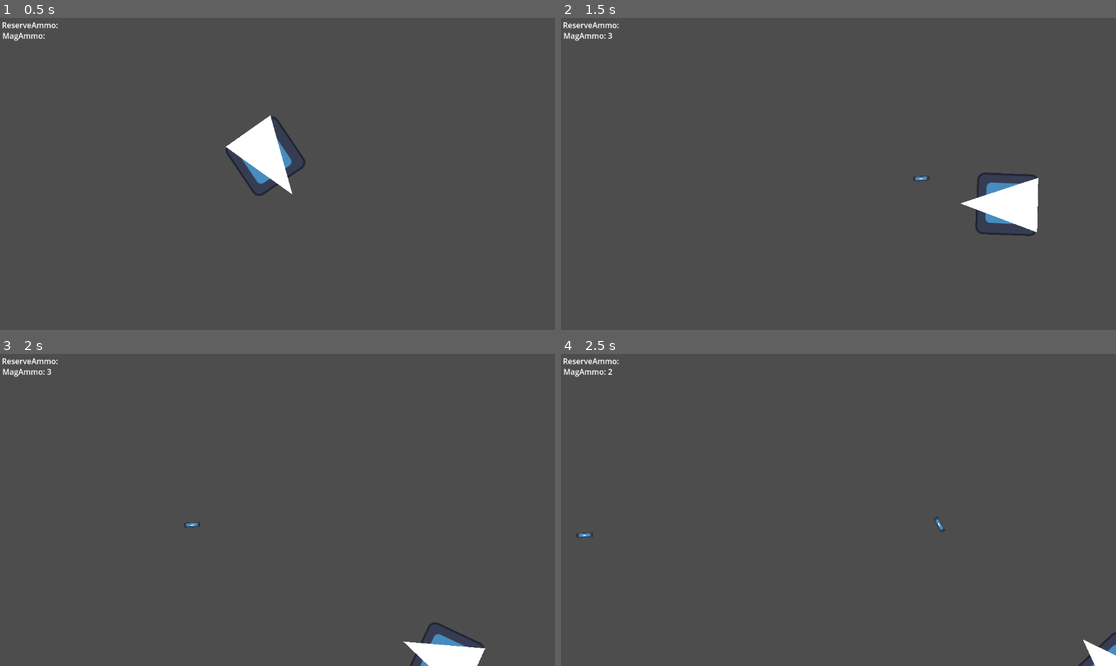
Above: before the commit, frames 1-4 (two rows, left to right).
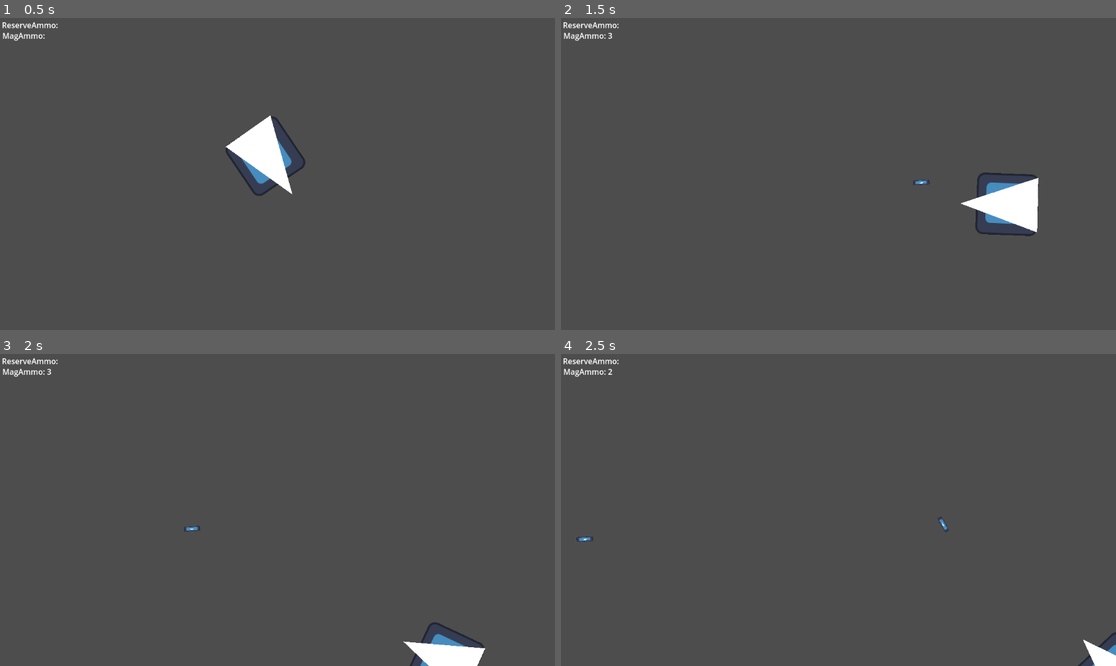
Above: after the commit, the same moments.

Repository: TheWhiteWolf0/Shooter-Game
Game: Godot game, scene res://Scenes/node_2d.tscn
Two runs of this game, one before a commit and one after it. Both use one fixed random seed, a clock stepped at 60 frames per second and the inputs below. The engine's default icon, where the game draws it, is replaced by a stand-in: a white triangle on a blue panel in a dark square.
Inputs (mouse positions are in pixels of both pictures, inside the frame that each line leads up to):
- Up to frame 1 (0.5 s): no input
- Up to frame 2 (1.5 s): tap Enter at 0.5 s; move the mouse to (960, 158) at 0.52 s; hold D (Right) 0.53-1.28 s; click (960, 158) at 0.6 s; move the mouse to (727, 189) at 1.27 s; hold S (Down) from 1.28 s (still down); click (727, 189) at 1.35 s
- Up to frame 3 (2 s): keep holding S (Down)
- Up to frame 4 (2.5 s): move the mouse to (894, 441) at 2.02 s; release S (Down) at 2.03 s; hold D (Right) from 2.03 s (still down); click (894, 441) at 2.1 s

Frame 1 is identical in both runs. In frame 2, less than 0.1% of the frame differs, in the area x 63-67%, y 50-54%; in frame 3, less than 0.1%; in frame 4, 0.1%, in the area x 2-70%, y 52-61%.

Commit message:
Reload works better(Like Helldivers)

Diff:
--- a/shootergame/Scripts/Player_Script.gd
+++ b/shootergame/Scripts/Player_Script.gd
@@ -15,31 +15,38 @@
 var mag_ammo:int = 5
 
 var Can_Fire:bool = true
-var Can_reload:bool = true
+var Can_reload:bool = false
+var ammo_diff:int
 
 func get_input():
 	var input_direction = Input.get_vector("Left", "Right", "Up", "Down")
 	velocity = input_direction * speed
 	look_at(get_global_mouse_position())
 
+
+func player_weapon():
+	if mag_ammo == 0:
+		Can_reload = true
+
 	if Input.is_action_just_pressed("Shoot") and Can_Fire and mag_ammo > 0:
+		ammo_diff = reserve_ammo - mag_ammo
 		fire()
 		mag_ammo = mag_ammo - 1
 		$"../CanvasLayer/mag_ammo".text = "MagAmmo: " + str(mag_ammo)
+		#print(ammo_diff)
 
-	if Input.is_action_just_pressed("Reload") and Can_reload and reserve_ammo > 0:
+	if Input.is_action_just_pressed("Reload") and Can_reload and reserve_ammo > 0 and mag_ammo == 0:
 		mag_ammo = mag_ammo + 5
 		reserve_ammo = reserve_ammo - 5
 		$"../CanvasLayer/reserve_ammo".text = "ReserveAmmo: " + str(reserve_ammo)
 
-
-
-
+	return
 
 
 func _physics_process(delta):
 	get_input()
 	move_and_slide()
+	player_weapon()
 
 
 func fire():
